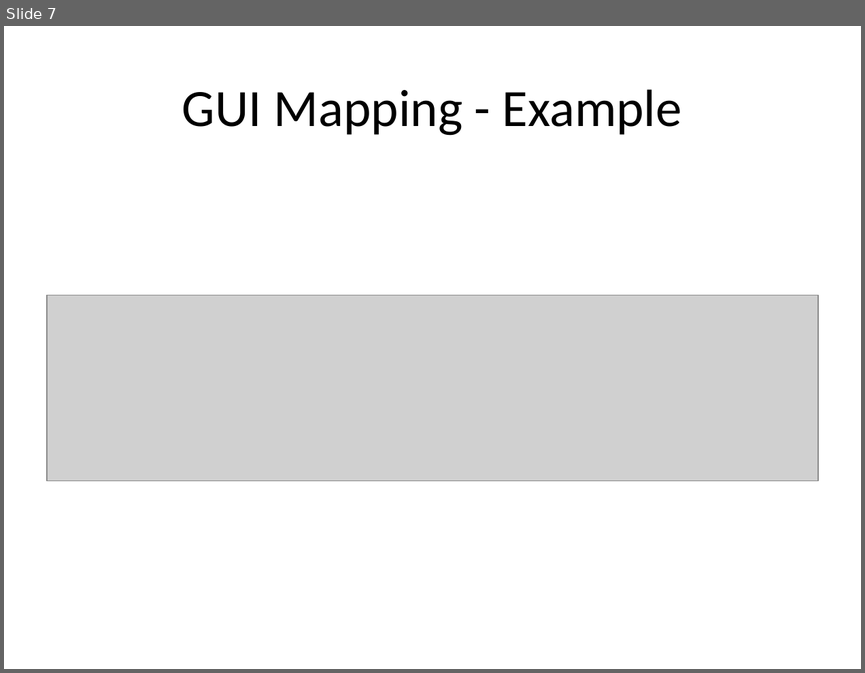
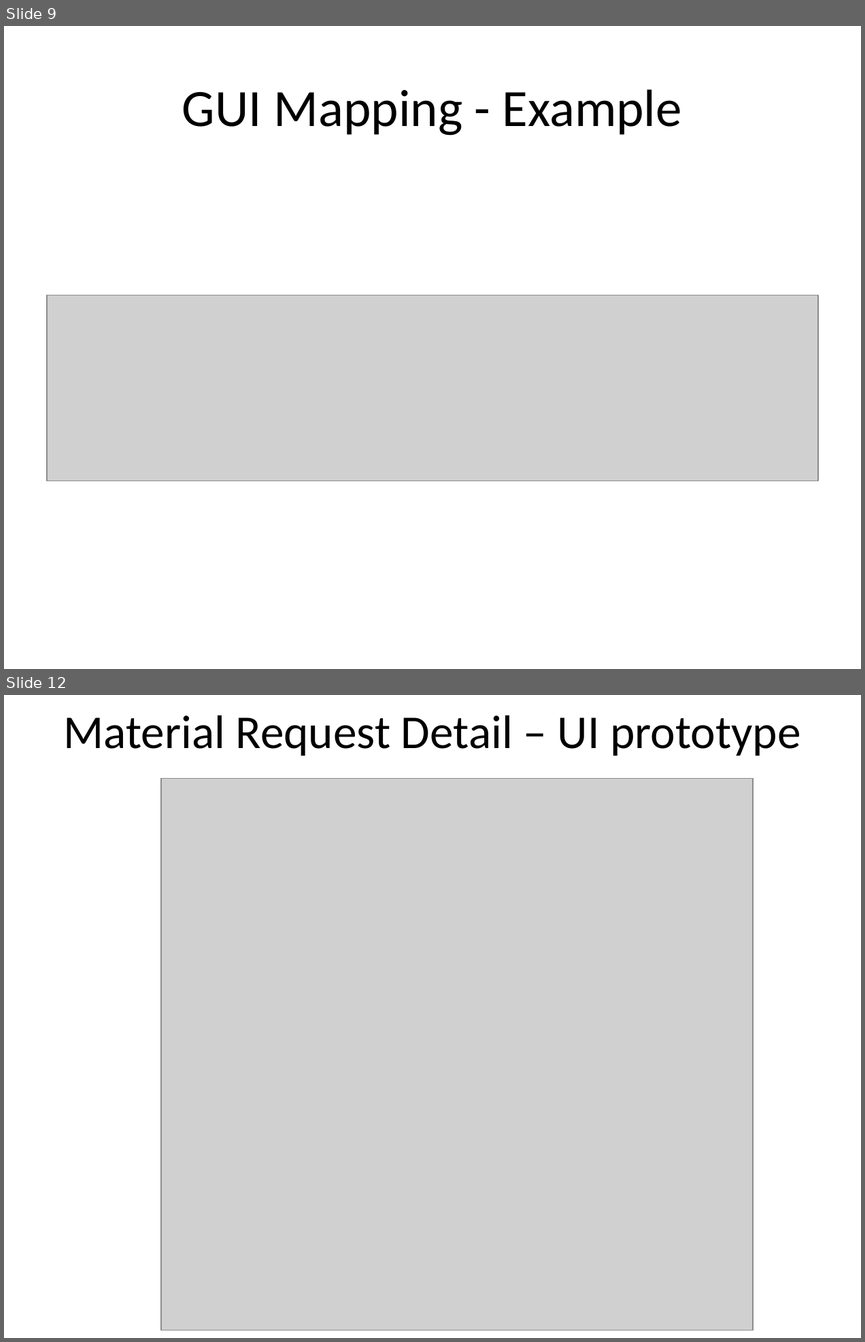
Before and after one commit to perlovdinger/testManagement, a slide deck: 1_planning/way_of_working/WayOfWorking.pptx. Shown one above the other, each under a label of ours: slide 7 before the commit, slides 9 and 12 after it; the slides between them are not shown. The pictures are 865x673 and 865x1342 pixels, drawn with LibreOffice and Linux fonts; fonts in the diff are those of the drawing; grey boxes stand for pictures. Boxes give left, top, right and bottom in pixels: in the first picture for what was removed or moved away, otherwise in the second. Text is boxed around its words. In the diff, an @@ line names an element or a change of style, - is before the commit and + after.

```diff
--- a/1_planning/way_of_working/WayOfWorking.pptx
+++ b/1_planning/way_of_working/WayOfWorking.pptx
@@ slide 12 added at [4, 695, 861, 1338], background #FFFFFF @@
@@ title added at [63, 715, 800, 756], 39.6 pt, text #000000 @@
+Material Request Detail – UI prototype
@@ picture added at [161, 778, 752, 1330] @@
@@ what was slide 7 is now slide 9 @@
```
Also in this commit, not shown: 1 slide changed, 5 other slides added, 1 slide removed, 36 other files.
